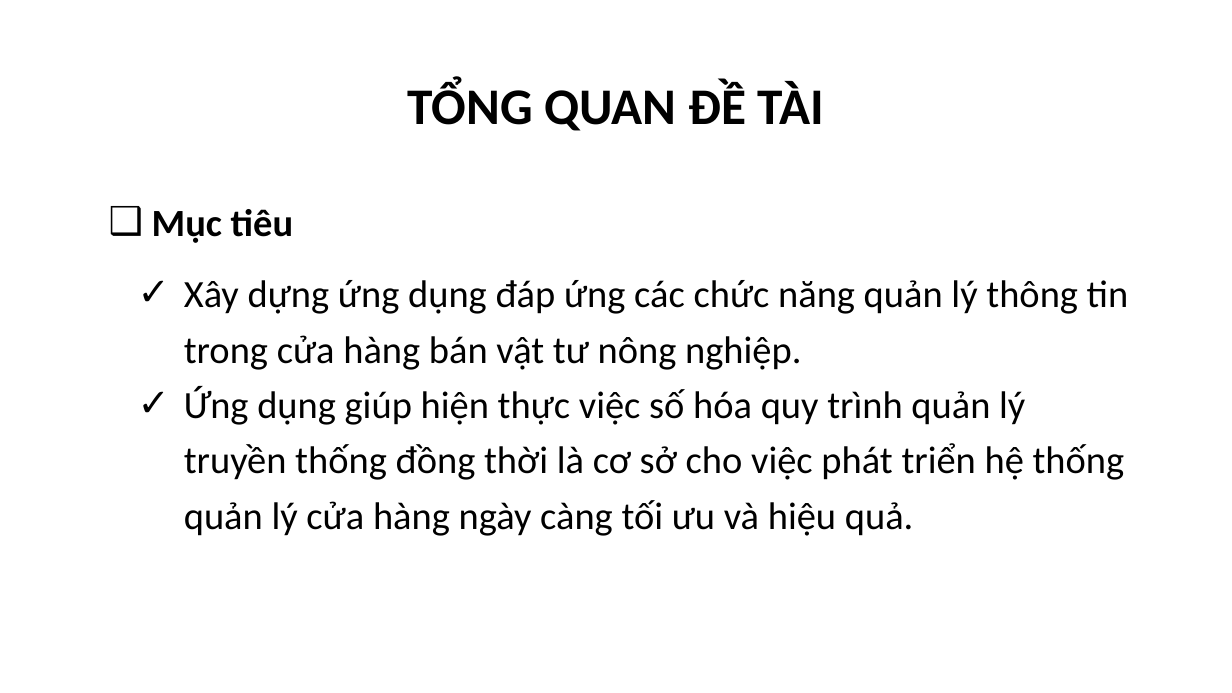
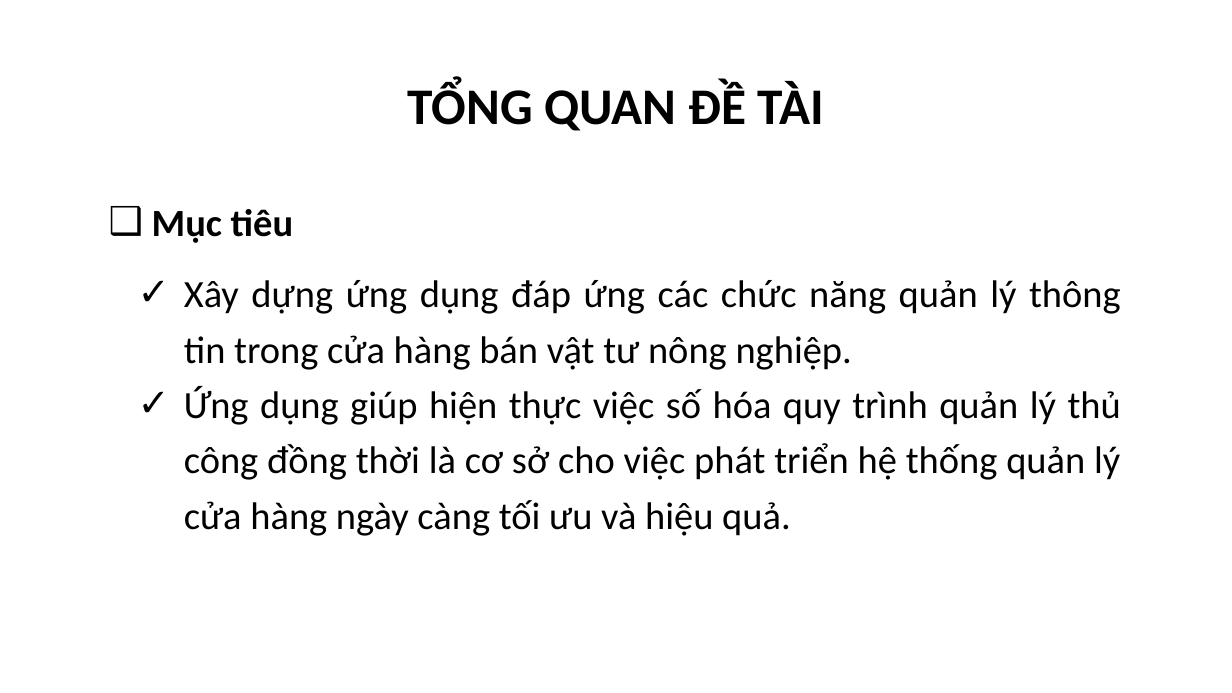
Before and after one commit to phamthevinhtv/csn-da22ttc-phamthevinh-vattunongnghiep, a slide deck: slide 4 of thesis/abs/CSN-PhamTheVinh-110122208-DA22TTC.pptx. Drawn at 1232x693 pixels with LibreOffice and Linux fonts; fonts in the diff are those of the drawing; background and template pictures are left out. Boxes give left, top, right and bottom in pixels: in the first picture for what was removed or moved away, otherwise in the second. Text is boxed around its words. In the diff, an @@ line names an element or a change of style, - is before the commit and + after.

```diff
--- a/thesis/abs/CSN-PhamTheVinh-110122208-DA22TTC.pptx
+++ b/thesis/abs/CSN-PhamTheVinh-110122208-DA22TTC.pptx
@@ text at <box>184,280,1121,370</box>: alignment left to justified @@
@@ text at <box>184,386,1121,536</box>: text changed @@
-✓ Ứng dụng giúp hiện thực việc số hóa quy trình quản lý truyền thống đồng thời là cơ sở cho việc phát triển hệ thống quản lý cửa hàng ngày càng tối ưu và hiệu quả.
+✓ Ứng dụng giúp hiện thực việc số hóa quy trình quản lý thủ công đồng thời là cơ sở cho việc phát triển hệ thống quản lý cửa hàng ngày càng tối ưu và hiệu quả.
```
Also in this commit, not shown: 3 other slides changed, 2 other files.
